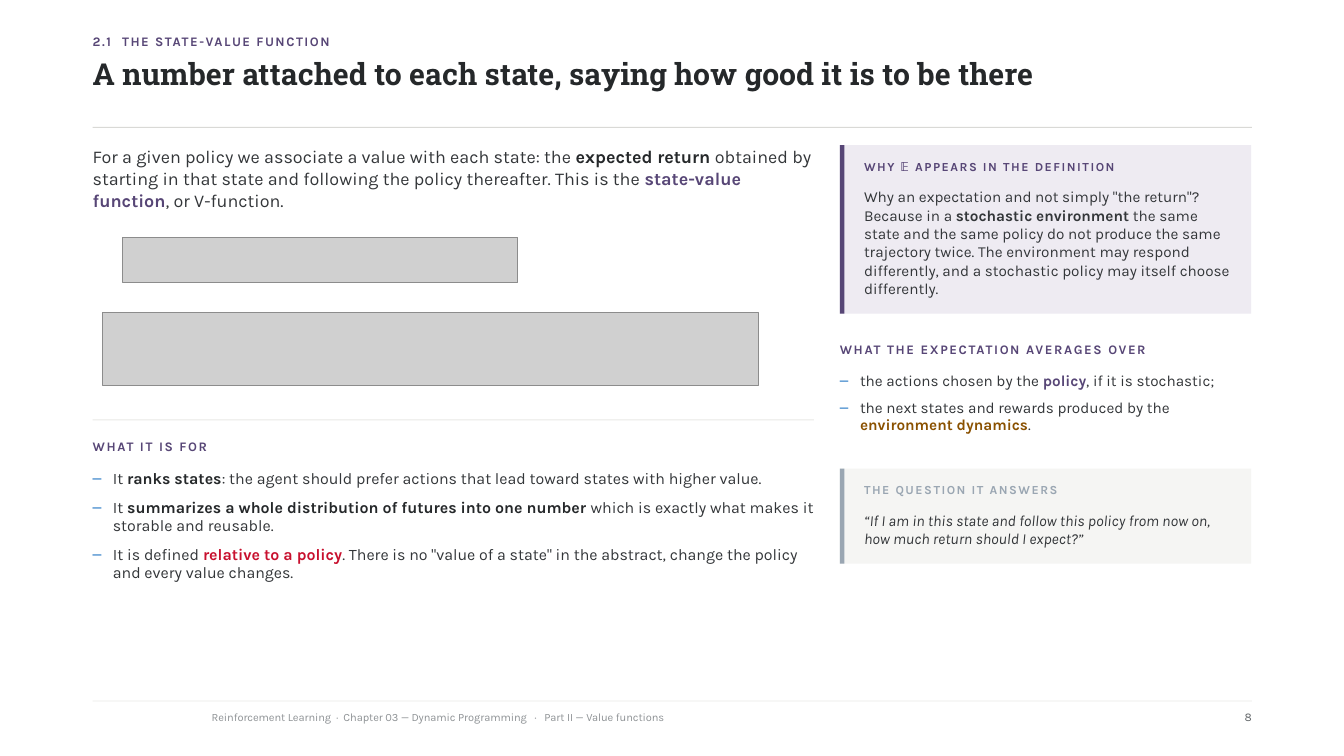
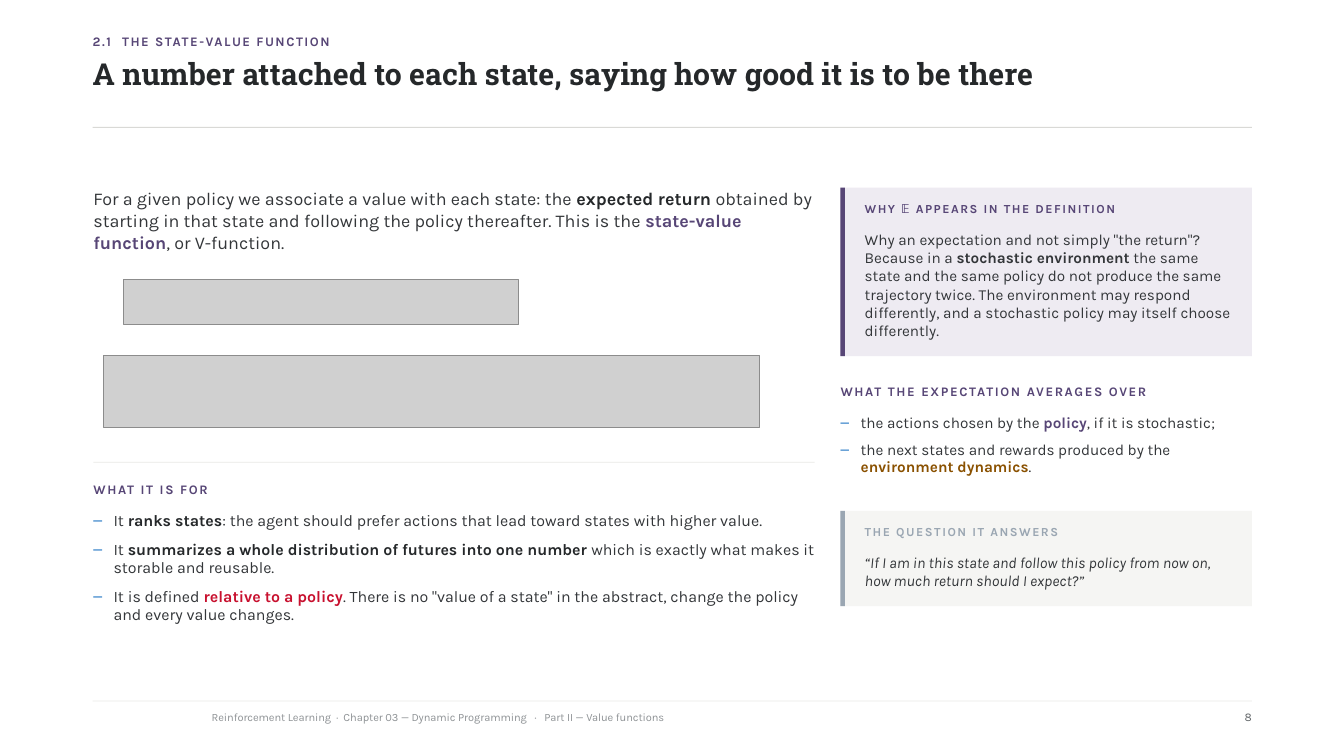
Before and after one commit to riccardoberta/reinforcement-learning, a slide deck: slide 8 of 03 - Dynamic Programming/slides.pptx. Drawn at 1344x756 pixels with LibreOffice and Linux fonts; fonts in the diff are those of the drawing; grey boxes stand for pictures; background and template pictures are left out. Boxes give left, top, right and bottom in pixels: in the first picture for what was removed or moved away, otherwise in the second. Text is boxed around its words. In the diff, an @@ line names an element or a change of style, - is before the commit and + after.

```diff
--- a/03 - Dynamic Programming/slides.pptx
+++ b/03 - Dynamic Programming/slides.pptx
@@ 3 texts, 3 rectangles: place and size @@
-3 texts, 3 rectangles at box(93, 145, 1251, 548)
+3 texts, 3 rectangles at box(93, 188, 1252, 590)
@@ picture removed at box(123, 237, 518, 282) @@
@@ picture added at box(124, 279, 519, 325) @@
@@ 6 texts, 2 rectangles, 1 picture: place and size @@
-6 texts, 2 rectangles, 1 picture at box(93, 191, 1251, 582)
+6 texts, 2 rectangles, 1 picture at box(94, 234, 1252, 624)
```
Also in this commit, not shown: 20 other slides changed, 10 other files.
